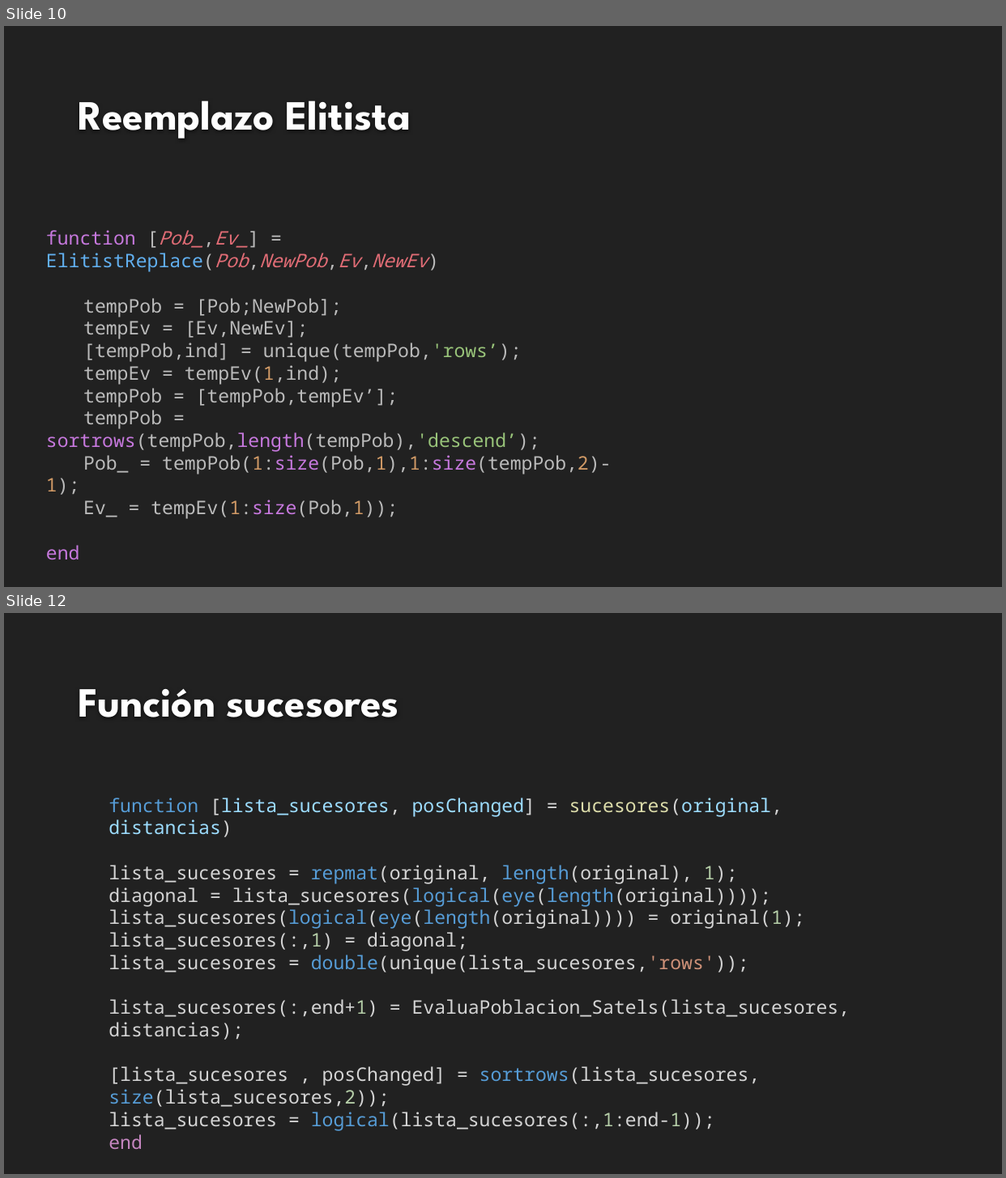
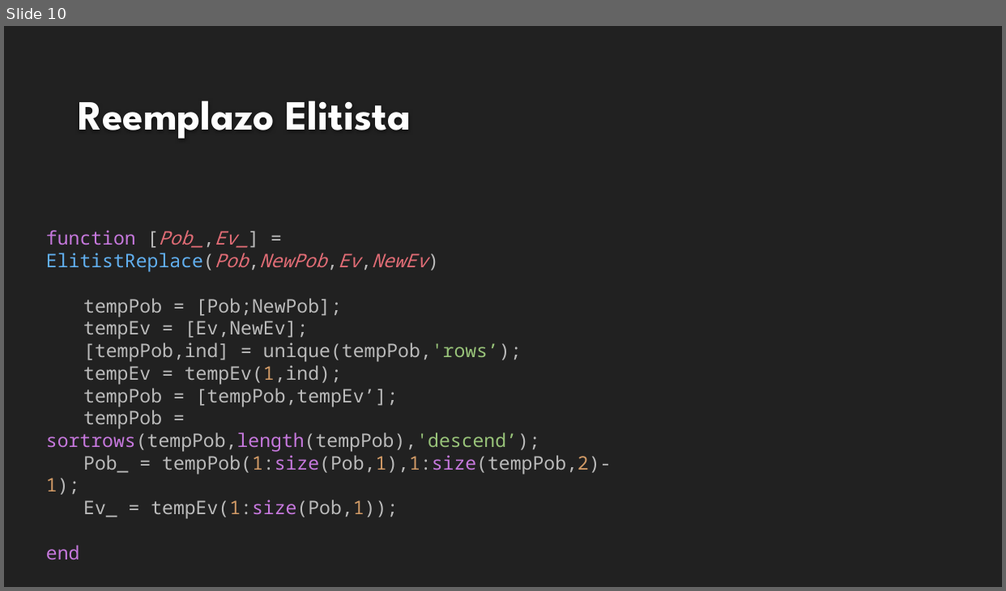
Before and after one commit to rafaroman18/SatellitesIS, a slide deck: TrabajoSI.pptx. Shown one above the other, each under a label of ours: slides 10 and 12 before the commit, slide 10 after it; the slides between them are not shown. The pictures are 1006x1178 and 1006x591 pixels, drawn with LibreOffice and Linux fonts; fonts in the diff are those of the drawing; background and template pictures are left out. Boxes give left, top, right and bottom in pixels: in the first picture for what was removed or moved away, otherwise in the second. Text is boxed around its words. In the diff, an @@ line names an element or a change of style, - is before the commit and + after.

```diff
--- a/TrabajoSI.pptx
+++ b/TrabajoSI.pptx
@@ slide 12 removed at box(4, 613, 1002, 1174), background #212121 @@
@@ title removed at box(78, 689, 399, 717) @@
-Función sucesores
@@ text removed at box(108, 798, 850, 1149) @@
-function [lista_sucesores, posChanged] = sucesores(original, distancias)
-lista_sucesores = repmat(original, length(original), 1);
-diagonal = lista_sucesores(logical(eye(length(original))));
-lista_sucesores(logical(eye(length(original)))) = original(1);
-lista_sucesores(:,1) = diagonal;
-lista_sucesores = double(unique(lista_sucesores,'rows'));
-lista_sucesores(:,end+1) = EvaluaPoblacion_Satels(lista_sucesores, distancias);
-[lista_sucesores , posChanged] = sortrows(lista_sucesores, size(lista_sucesores,2));
-lista_sucesores = logical(lista_sucesores(:,1:end-1));
-end
```
Also in this commit, not shown: 1 slide changed, 5 other slides removed.
